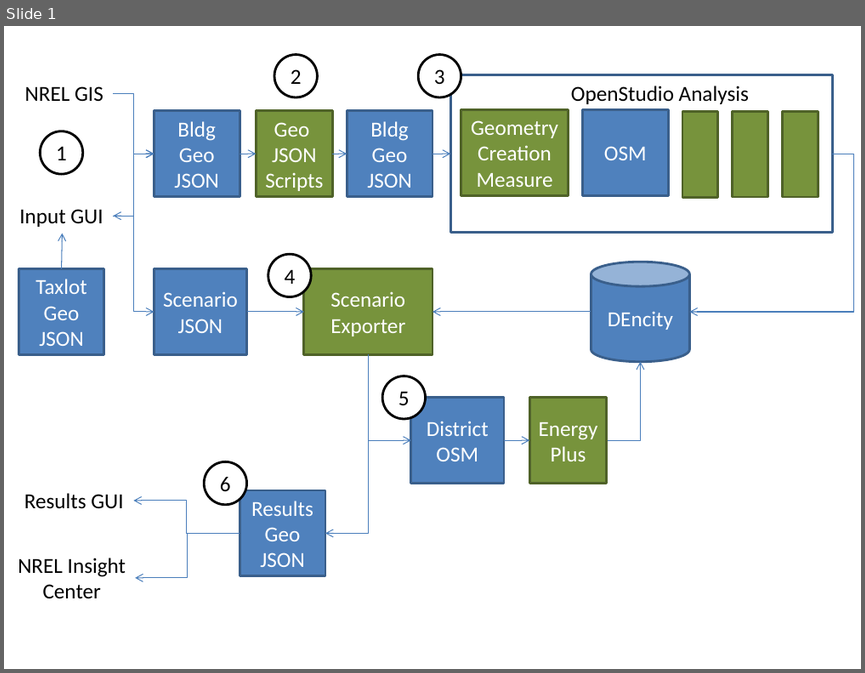
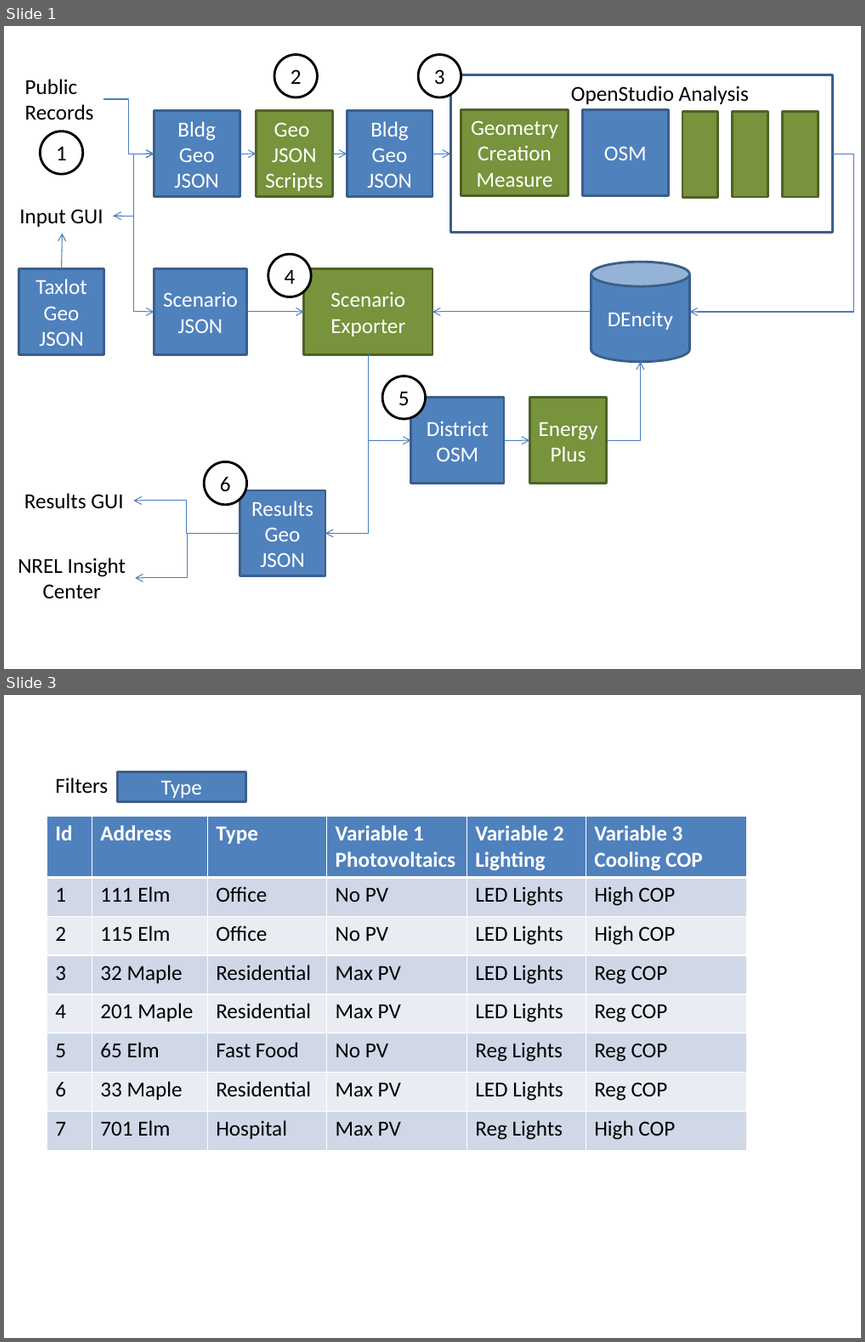
Before and after one commit to NREL/openstudio-urban-measures, a slide deck: overview.pptx. Shown one above the other, each under a label of ours: slide 1 before the commit, slides 1 and 3 after it; the slides between them are not shown. The pictures are 865x673 and 865x1342 pixels, drawn with LibreOffice and Linux fonts; fonts in the diff are those of the drawing. Boxes give left, top, right and bottom in pixels: in the first picture for what was removed or moved away, otherwise in the second. Text is boxed around its words. In the diff, an @@ line names an element or a change of style, - is before the commit and + after.

```diff
--- a/overview.pptx
+++ b/overview.pptx
@@ slide 3 added at <box>4,695,861,1338</box>, background #FFFFFF @@
@@ text added at <box>55,777,108,793</box>, 18 pt, text #000000 @@
+Filters
@@ rectangle added at <box>117,772,245,802</box>, fill #4F81BD, outline #3A5F8C 2 pt, 18 pt, text #FFFFFF @@
+Type
@@ table added at <box>46,817,746,1149</box>, 8 rows, 6 columns @@
+Id | Address | Type | Variable 1 / Photovoltaics | Variable 2 / Lighting | Variable 3 / Cooling COP
+1 | 111 Elm | Office | No PV | LED Lights | High COP
+2 | 115 Elm | Office | No PV | LED Lights | High COP
+3 | 32 Maple | Residential | Max PV | LED Lights | Reg COP
+4 | 201 Maple | Residential | Max PV | LED Lights | Reg COP
+5 | 65 Elm | Fast Food | No PV | Reg Lights | Reg COP
+6 | 33 Maple | Residential | Max PV | LED Lights | Reg COP
+7 | 701 Elm | Hospital | Max PV | Reg Lights | High COP
@@ slide 1 changed as well @@
@@ text at <box>25,79,94,120</box>: text changed @@
-NREL GIS
+Public
+Records
@@ elbow arrow moved from (113, 94) - (154, 154) to (103, 99) - (154, 154) @@
```
Also in this commit, not shown: 1 other slide added, 6 other files.
